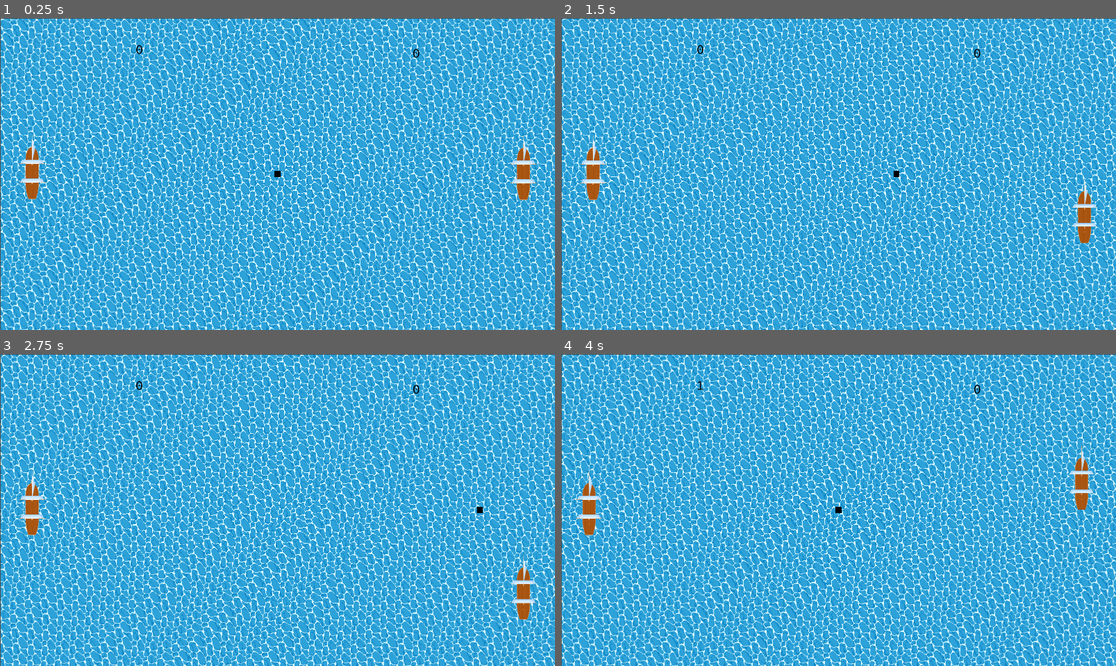
Above: before the commit, frames 1-4 (two rows, left to right).
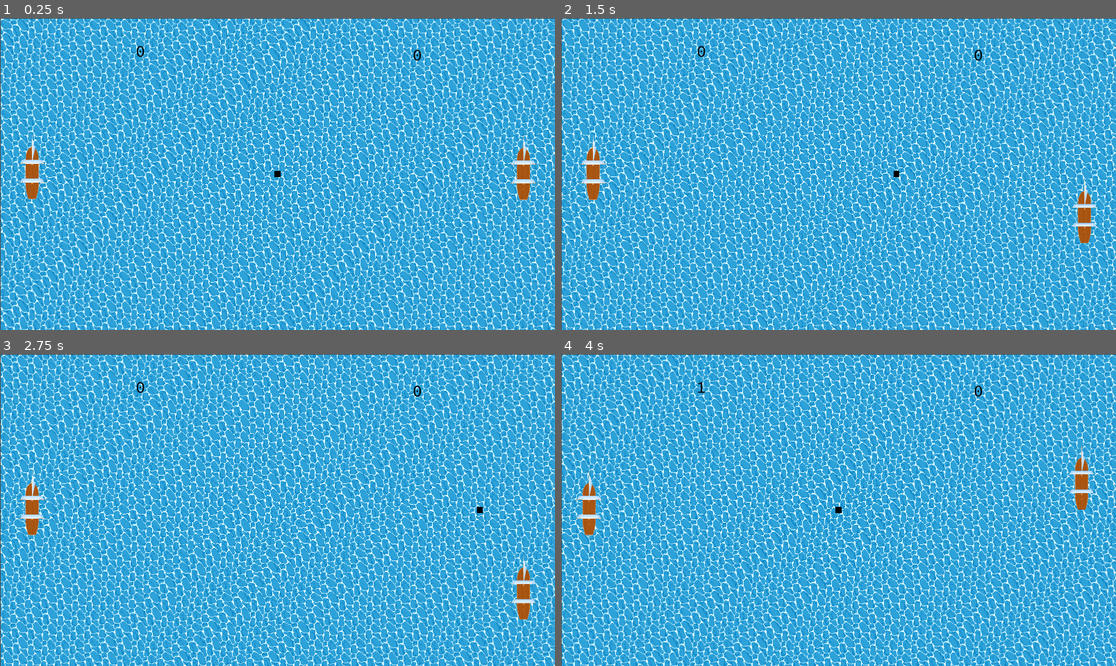
Above: after the commit, the same moments.

Repository: jebdvis/Alt-Arcade
Game: Godot game, scene res://Scenes/main.tscn
Same seed, same stepped clock (60 frames per second), same inputs: the game is played once before the commit and once after it.
Inputs:
- Up to frame 1 (0.25 s): no input
- Up to frame 2 (1.5 s): hold Right (ui_right) 0.53-1.28 s; hold Down (ui_down) from 1.28 s (still down)
- Up to frame 3 (2.75 s): release Down (ui_down) at 2.03 s; hold Right (ui_right) from 2.03 s (still down)
- Up to frame 4 (4 s): release Right (ui_right) at 2.78 s; hold Up (ui_up) 2.78-3.53 s; hold Left (ui_left) from 3.53 s (still down)

The runs differ from the first frame. In frame 1, less than 0.1% of the frame differs, in the area x 24-76%, y 8-14%; in frame 2, less than 0.1%; in frame 3, less than 0.1%; in frame 4, less than 0.1%.

Commit message:
Update main.tscn

Diff:
--- a/Pirate Pong/Scenes/main.tscn
+++ b/Pirate Pong/Scenes/main.tscn
@@ -30,12 +30,14 @@
 
 [sub_resource type="LabelSettings" id="LabelSettings_21xkr"]
 font = ExtResource("5_kry3j")
-font_size = 48
+font_size = 60
 font_color = Color(0, 0, 0, 1)
+shadow_size = 0
+shadow_color = Color(0.45840502, 0.45840508, 0.45840502, 0)
 
 [sub_resource type="LabelSettings" id="LabelSettings_6bp64"]
 font = ExtResource("5_kry3j")
-font_size = 48
+font_size = 60
 font_color = Color(0, 0, 0, 1)
 
 [node name="Main" type="Node2D" node_paths=PackedStringArray("timer")]
@@ -125,7 +127,7 @@
 offset_left = 1425.0
 offset_top = 99.0
 offset_right = 1465.0
-offset_bottom = 124.0
+offset_bottom = 162.0
 text = "0"
 label_settings = SubResource("LabelSettings_6bp64")
 
